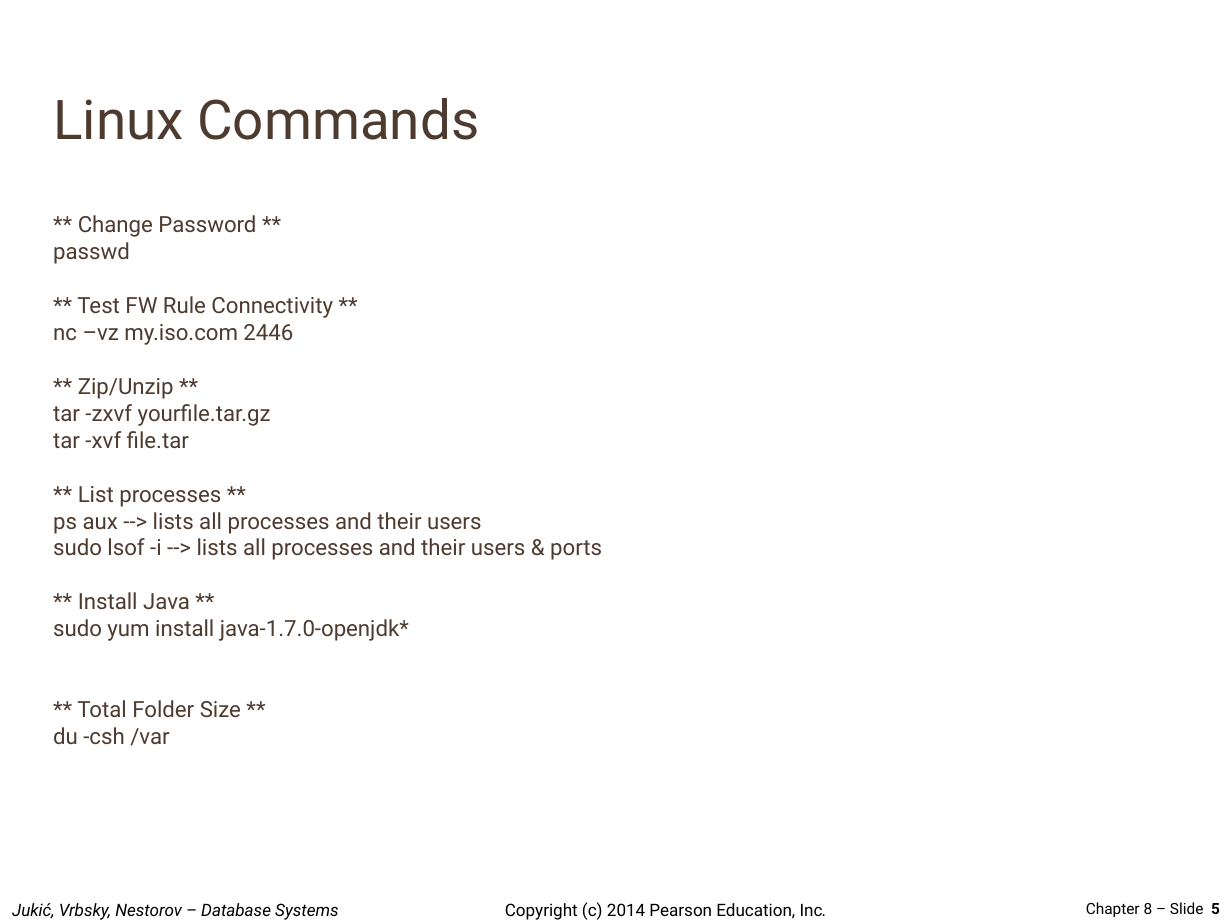
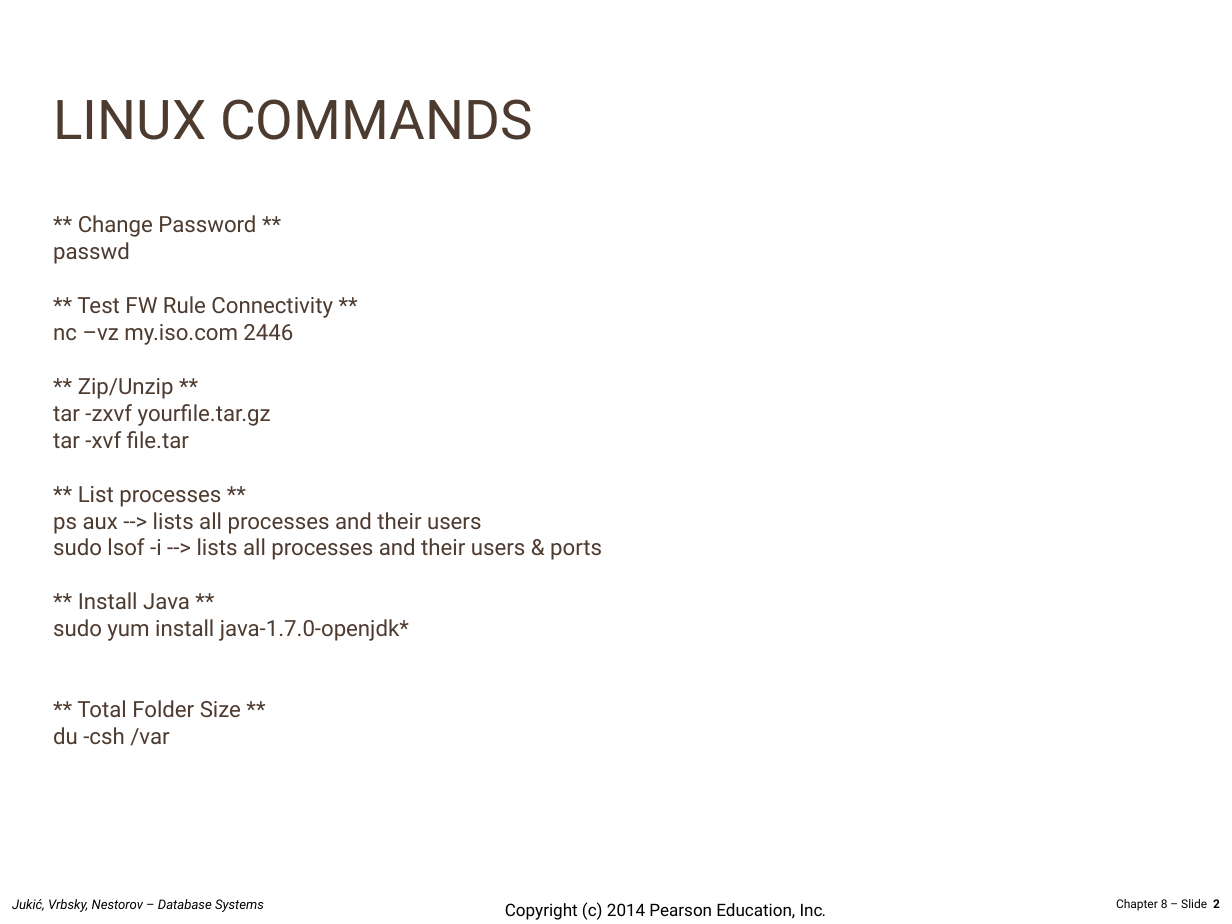
Before and after one commit to xxispawn01xx/Public, a slide deck: slide 2 of Distributed Computing/AWS Kibana Million Song/Million Song Case Study Readme.ppt (slide 5 before the commit). Drawn at 1232x924 pixels with LibreOffice and Linux fonts; fonts in the diff are those of the drawing; background and template pictures are left out. Boxes give left, top, right and bottom in pixels: in the first picture for what was removed or moved away, otherwise in the second. Text is boxed around its words. In the diff, an @@ line names an element or a change of style, - is before the commit and + after.

```diff
--- a/Distributed Computing/AWS Kibana Million Song/Million Song Case Study Readme.ppt
+++ b/Distributed Computing/AWS Kibana Million Song/Million Song Case Study Readme.ppt
@@ title at [53,99,533,140]: text changed @@
-Linux Commands
+LINUX COMMANDS
@@ text "Jukić, Vrbsky, Nestorov – Database ..." at [12,899,264,912]: size 10 to 7.8 pt; line spacing 1 to 0.8 @@
@@ text at [1116,899,1220,911]: text changed; size 9 to 7 pt @@
-Chapter 8 – Slide 5
+Chapter 8 – Slide 2
```
Also in this commit, not shown: 2 other slides changed, 3 slides removed.
